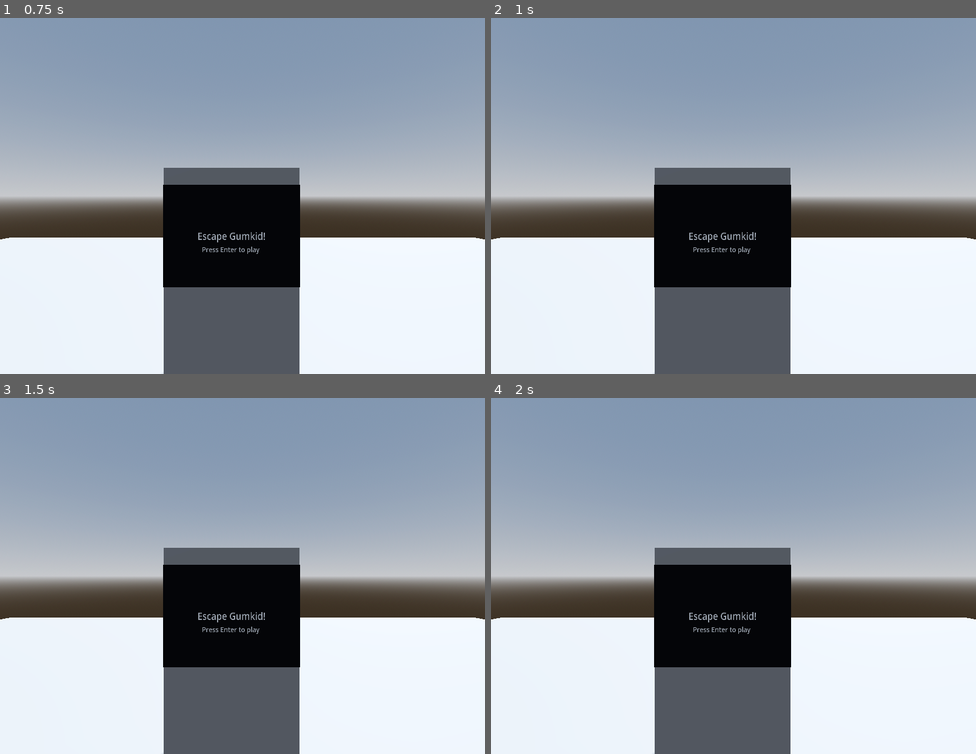
Above: before the commit, frames 1-4 (two rows, left to right).
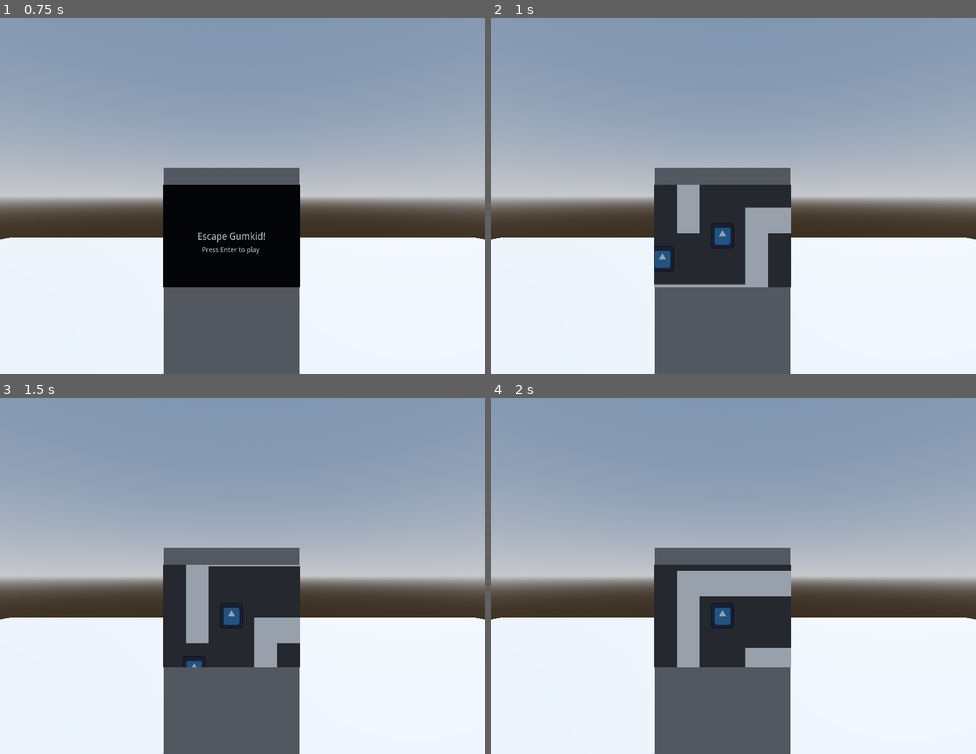
Above: after the commit, the same moments.

Repository: miyo6032/ScreamJam2023
Game: Godot game, scene res://Prototype/Scenes/arcade_test.tscn
Two runs of this game, one before a commit and one after it. Both use one fixed random seed, a clock stepped at 60 frames per second and the inputs below. The project has no main scene, so this scene is started directly. The engine's default icon, where the game draws it, is replaced by a stand-in: a white triangle on a blue panel in a dark square.
Inputs (mouse positions are in pixels of both pictures, inside the frame that each line leads up to):
- Up to frame 1 (0.75 s): tap Enter (ui_accept) at 0.5 s; move the mouse to (266, 196) at 0.52 s; hold W (forward) from 0.53 s (still down); hold Enter (ui_accept) from 0.53 s (still down)
- Up to frame 2 (1 s): keep holding W (forward); keep holding Enter (ui_accept)
- Up to frame 3 (1.5 s): keep holding W (forward); move the mouse to (218, 576) at 1.27 s; release Enter (ui_accept) at 1.28 s; tap Shift (sprint) at 1.35 s
- Up to frame 4 (2 s): keep holding W (forward); tap Enter (ui_accept) at 1.52, 1.55, 1.82 s

Frame 1 is identical in both runs. In frame 2, 8.0% of the frame differs, in the area x 33-62%, y 46-76%; in frame 3, 8.0%; in frame 4, 8.1%.

Commit message:
Fix input not working in 3d scene

Diff:
--- a/Prototype/Scenes/ArcadeGame.gd
+++ b/Prototype/Scenes/ArcadeGame.gd
@@ -9,8 +9,8 @@
 
 var player_died = false
 
-func _unhandled_input(event):
-    if event.is_action_pressed("ui_accept") and starting_screen.visible:
+func _physics_process(delta):
+    if Input.is_action_just_released("ui_accept") and starting_screen.visible:
         if player_died:
             game_crash.emit()
         else:
--- a/Prototype/Scenes/arcade_test.tscn
+++ b/Prototype/Scenes/arcade_test.tscn
@@ -39,8 +39,8 @@
 [node name="CollisionShape3D" type="CollisionShape3D" parent="Ground/StaticBody3D"]
 shape = SubResource("ConcavePolygonShape3D_xpx42")
 
+[node name="EpicArcade" parent="." instance=ExtResource("2_hbtnd")]
+transform = Transform3D(1, 0, 0, 0, 1, 0, 0, 0, 1, -0.0804688, 1, -2.20493)
+
 [node name="Player" parent="." instance=ExtResource("1_dedev")]
 enabled = false
-
-[node name="EpicArcade" parent="." instance=ExtResource("2_hbtnd")]
-transform = Transform3D(1, 0, 0, 0, 1, 0, 0, 0, 1, -0.0804688, 1, -2.20493)
--- a/project.godot
+++ b/project.godot
@@ -49,6 +49,11 @@
 "events": [Object(InputEventKey,"resource_local_to_scene":false,"resource_name":"","device":-1,"window_id":0,"alt_press …(182 unchanged characters)…
 ]
 }
+enter={
+"deadzone": 0.5,
+"events": [Object(InputEventKey,"resource_local_to_scene":false,"resource_name":"","device":-1,"window_id":0,"alt_pressed":false,"shift_pressed":false,"ctrl_pressed":false,"meta_pressed":false,"pressed":false,"keycode":0,"physical_keycode":4194309,"key_label":0,"unicode":0,"echo":false,"script":null)
+]
+}
 
 [layer_names]
 
